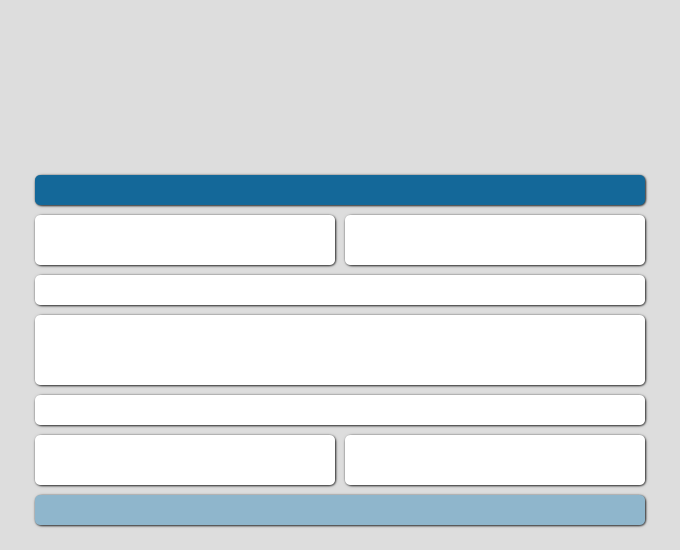
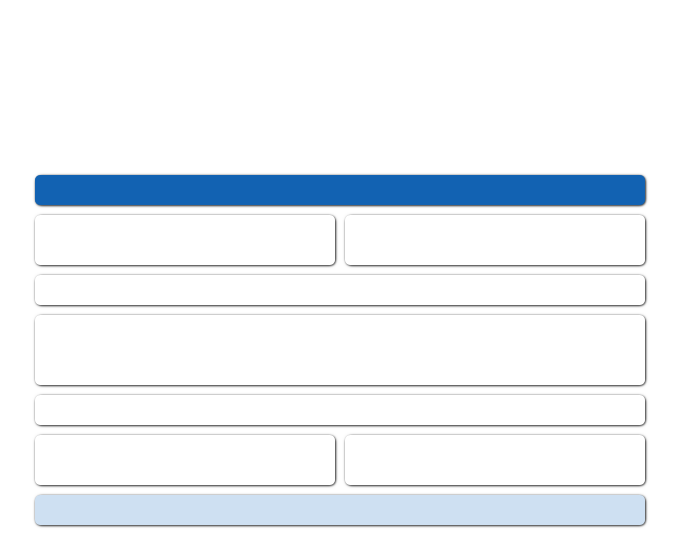
Before/after of a 680 × 550 layered artwork. What changed in the layer stack:
painted on "navbar" over <box>35,175,645,205</box>
moved "footer" above "m", painted on it over <box>35,495,645,525</box>
painted on "Background" over <box>0,0,680,550</box>
